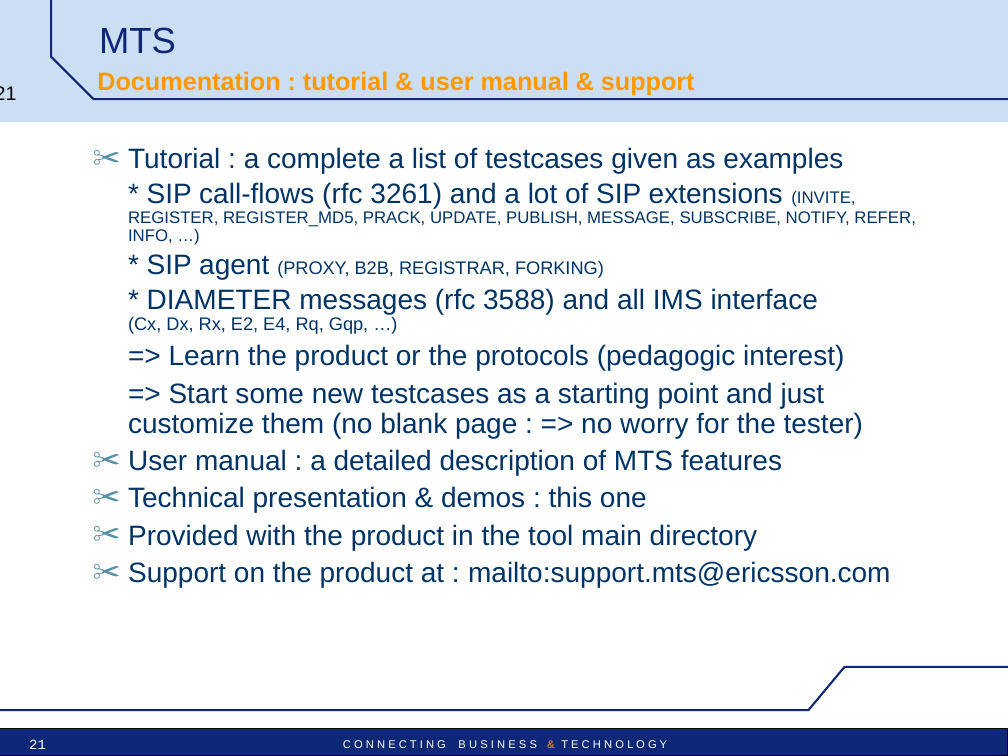
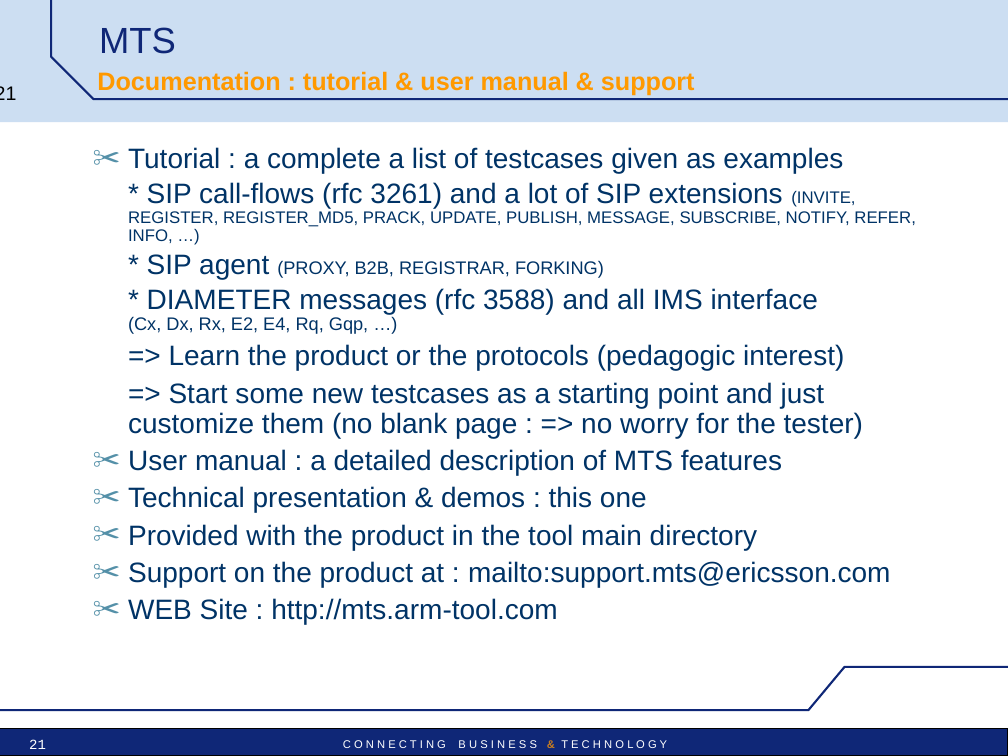
Before and after one commit to vu3mmg/mts-project, a slide deck: slide 21 of trunk/mts/src/main/doc/MTS_pres_technical.ppt. Drawn at 1008x756 pixels with LibreOffice and Linux fonts; fonts in the diff are those of the drawing; background and template pictures are left out. Boxes give left, top, right and bottom in pixels: in the first picture for what was removed or moved away, otherwise in the second. Text is boxed around its words. In the diff, an @@ line names an element or a change of style, - is before the commit and + after.

Commit message:
Ajout site WEB

```diff
--- a/trunk/mts/src/main/doc/MTS_pres_technical.ppt
+++ b/trunk/mts/src/main/doc/MTS_pres_technical.ppt
@@ text at [128, 598, 557, 624]: paragraph added @@
+✂ WEB Site : http://mts.arm-tool.com
```
Also in this commit, not shown: 2 slides added.
